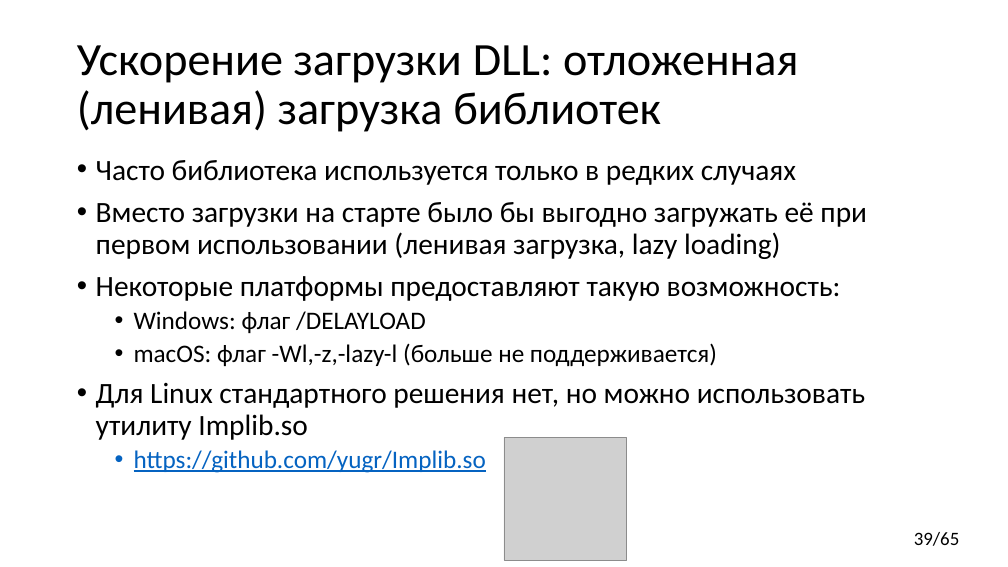
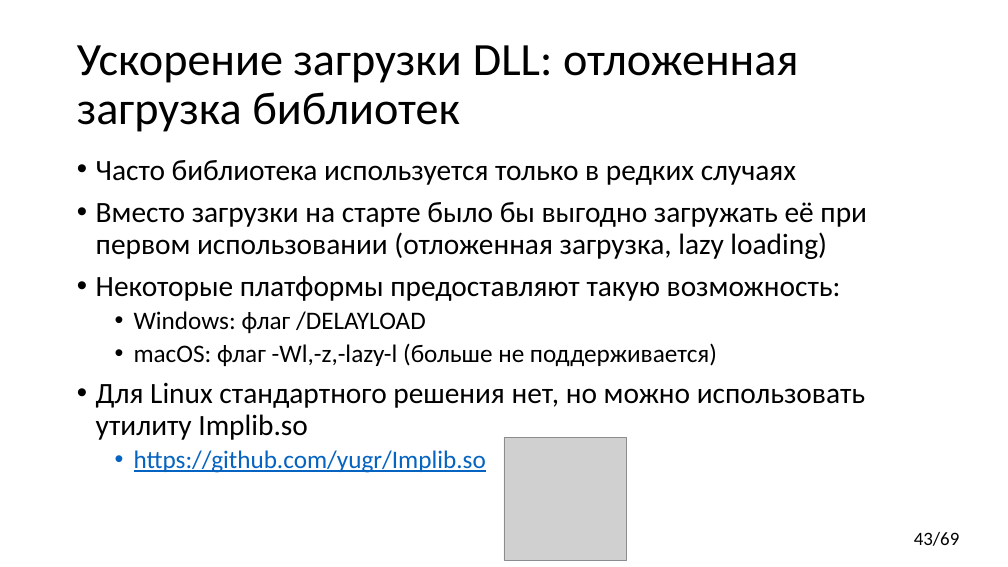
Before and after one commit to yugr/CppRussia, a slide deck: slide 43 of 2024/RU.pptx (slide 39 before the commit). Drawn at 1008x567 pixels with LibreOffice and Linux fonts; fonts in the diff are those of the drawing; grey boxes stand for pictures. Boxes give left, top, right and bottom in pixels: in the first picture for what was removed or moved away, otherwise in the second. Text is boxed around its words. In the diff, an @@ line names an element or a change of style, - is before the commit and + after.

```diff
--- a/2024/RU.pptx
+++ b/2024/RU.pptx
@@ title at bbox=[77, 45, 798, 132]: text changed @@
-Ускорение загрузки DLL: отложенная (ленивая) загрузка библиотек
+Ускорение загрузки DLL: отложенная загрузка библиотек
@@ text at bbox=[96, 202, 867, 259]: text changed @@
-• Вместо загрузки на старте было бы выгодно загружать её при первом использовании (ленивая загрузка, lazy loading)
+• Вместо загрузки на старте было бы выгодно загружать её при первом использовании (отложенная загрузка, lazy loading)
@@ page number at bbox=[914, 532, 960, 546]: text changed @@
-39/65
+43/69
```
Also in this commit, not shown: 13 other slides changed, 5 slides added, 1 slide removed, 1 other file.
